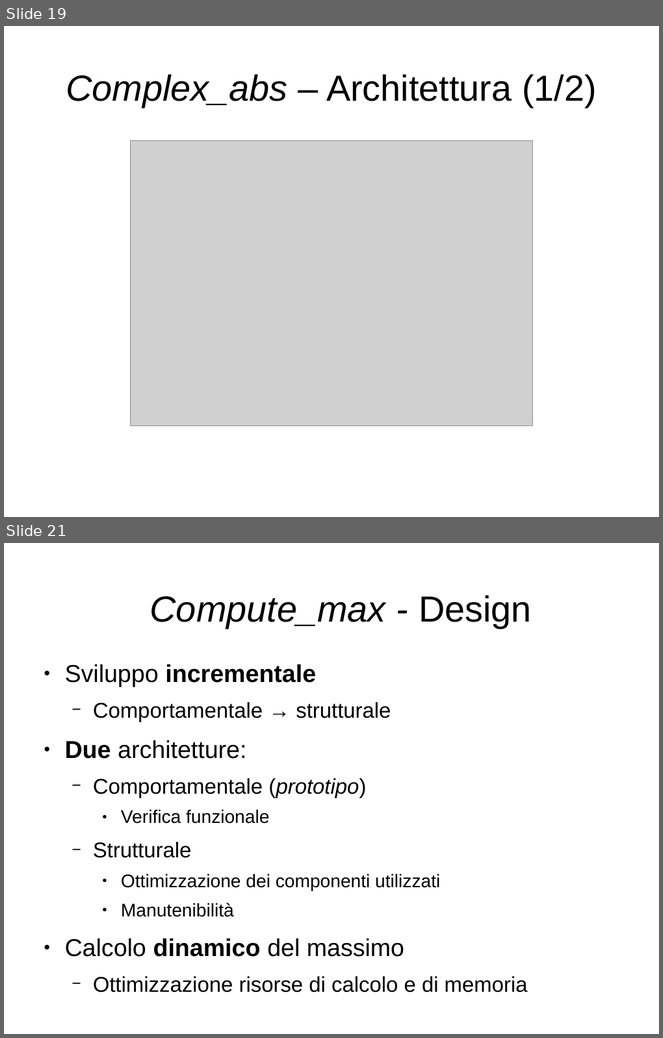
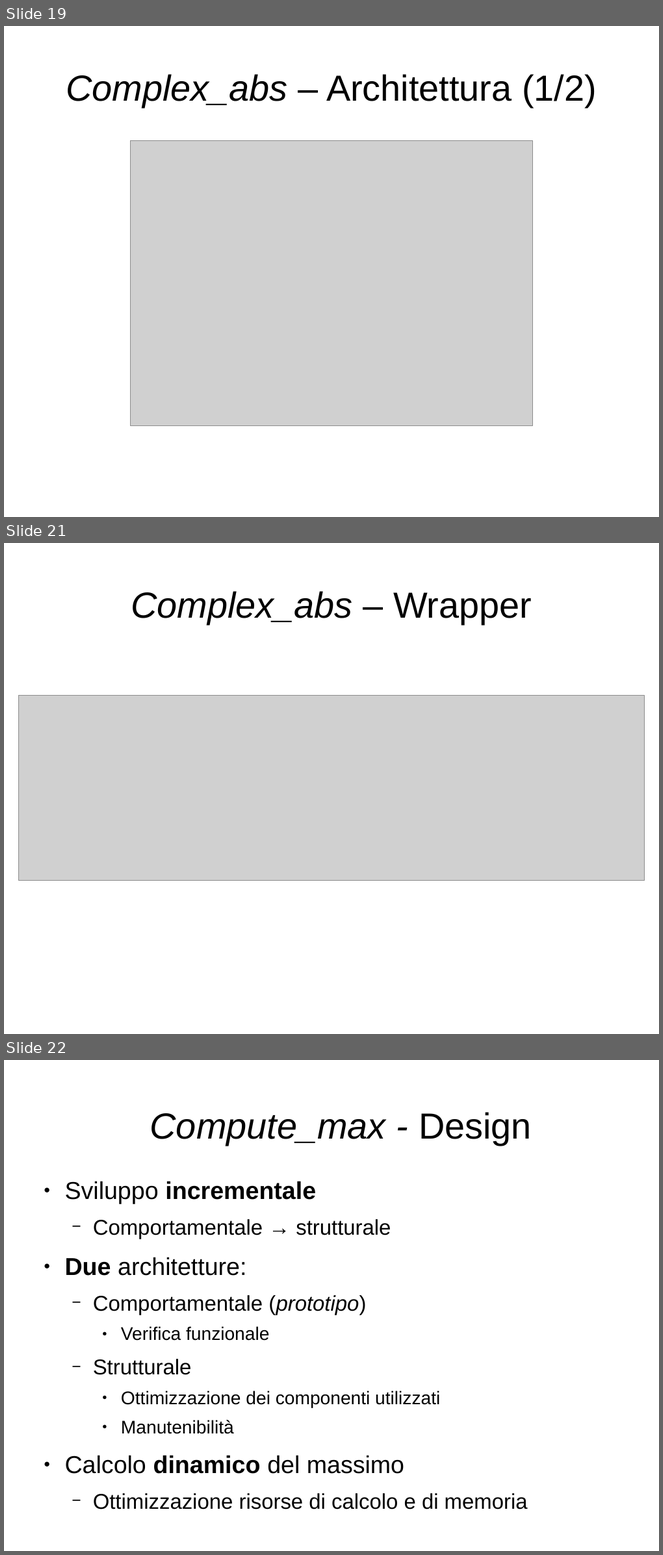
Before and after one commit to artic92/sistemi-embedded-task2, a slide deck: doc/presentazione.odp. Shown one above the other, each under a label of ours: slides 19 and 21 before the commit, slides 19, 21 and 22 after it; the slides between them are not shown. The pictures are 663x1038 and 663x1555 pixels, drawn with LibreOffice and Linux fonts; fonts in the diff are those of the drawing; grey boxes stand for pictures. Boxes give left, top, right and bottom in pixels: in the first picture for what was removed or moved away, otherwise in the second. Text is boxed around its words. In the diff, an @@ line names an element or a change of style, - is before the commit and + after.

```diff
--- a/doc/presentazione.odp
+++ b/doc/presentazione.odp
@@ slide 21 added at [4, 543, 659, 1034], background #FFFFFF @@
@@ title added at [131, 591, 532, 624], 44 pt, text #000000, italic @@
+Complex_abs – Wrapper
@@ picture added at [18, 695, 644, 880] @@
@@ what was slide 21 is now slide 22 @@
```
Also in this commit, not shown: 5 slides changed, 6 other slides added, 2 slides removed.
